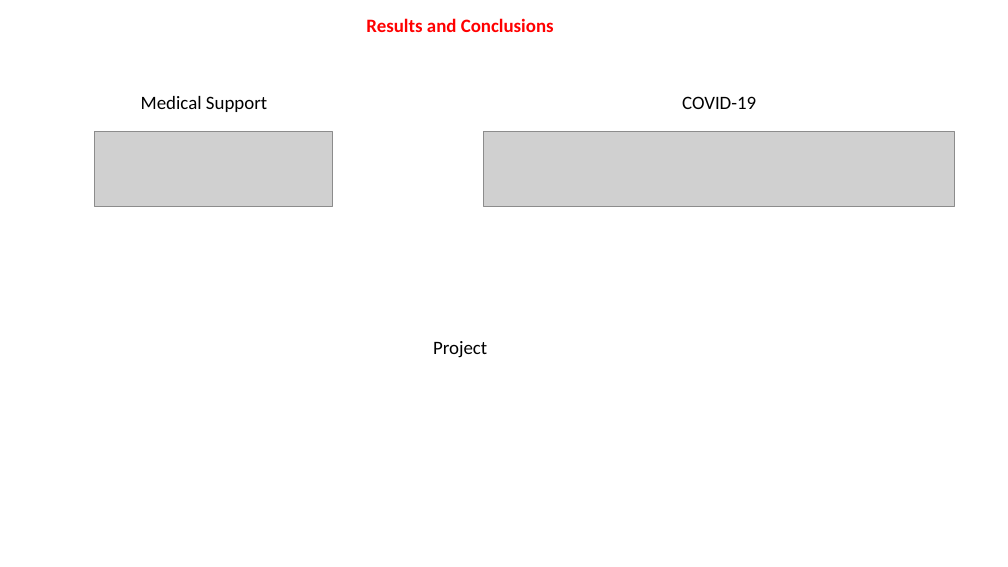
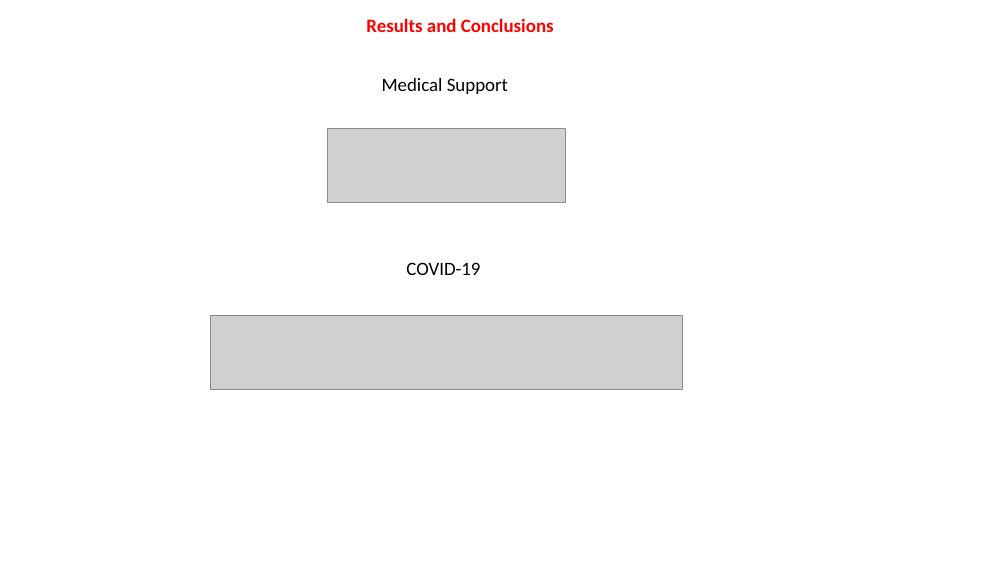
Before and after one commit to Alanespartan/Deep-Learning-Chatbot-Project, a slide deck: slide 6 of presentation.pptx (slide 7 before the commit). Drawn at 1008x567 pixels with LibreOffice and Linux fonts; fonts in the diff are those of the drawing; grey boxes stand for pictures. Boxes give left, top, right and bottom in pixels: in the first picture for what was removed or moved away, otherwise in the second. Text is boxed around its words. In the diff, an @@ line names an element or a change of style, - is before the commit and + after.

Commit message:
Finish presentations

```diff
--- a/presentation.pptx
+++ b/presentation.pptx
@@ text "Medical Support": place and size @@
-text "Medical Support" at bbox=[141, 96, 267, 112]
+text "Medical Support" at bbox=[382, 78, 508, 94]
@@ picture: place and size @@
-picture at bbox=[95, 132, 333, 206]
+picture at bbox=[327, 129, 566, 203]
@@ text "COVID-19": place and size @@
-text "COVID-19" at bbox=[682, 96, 756, 109]
+text "COVID-19" at bbox=[406, 262, 480, 275]
@@ picture: place and size @@
-picture at bbox=[483, 132, 955, 206]
+picture at bbox=[210, 316, 682, 390]
@@ text removed at bbox=[433, 341, 487, 358] @@
-Project
```
Also in this commit, not shown: 2 other slides changed, 1 slide removed.
